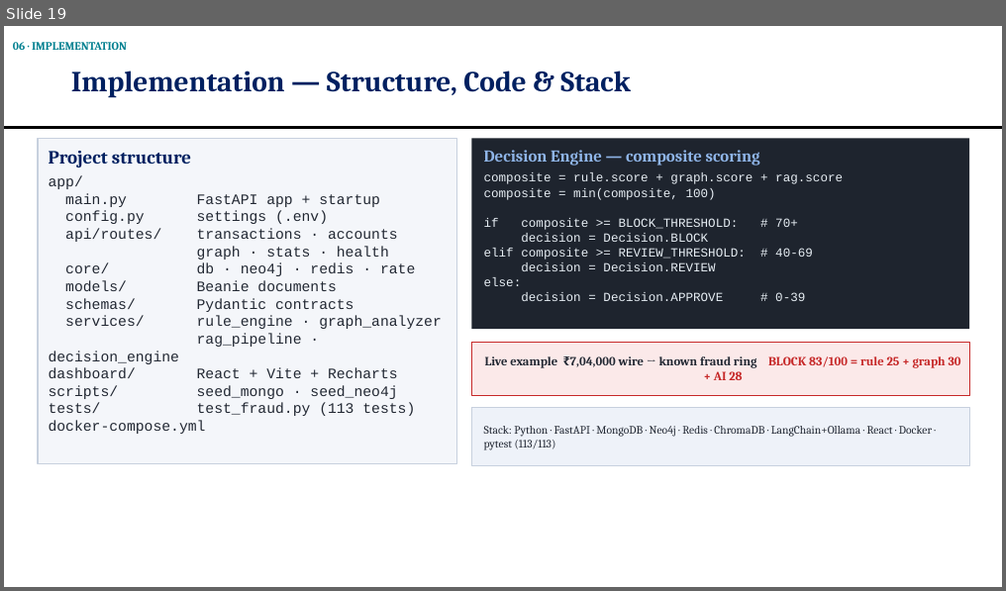
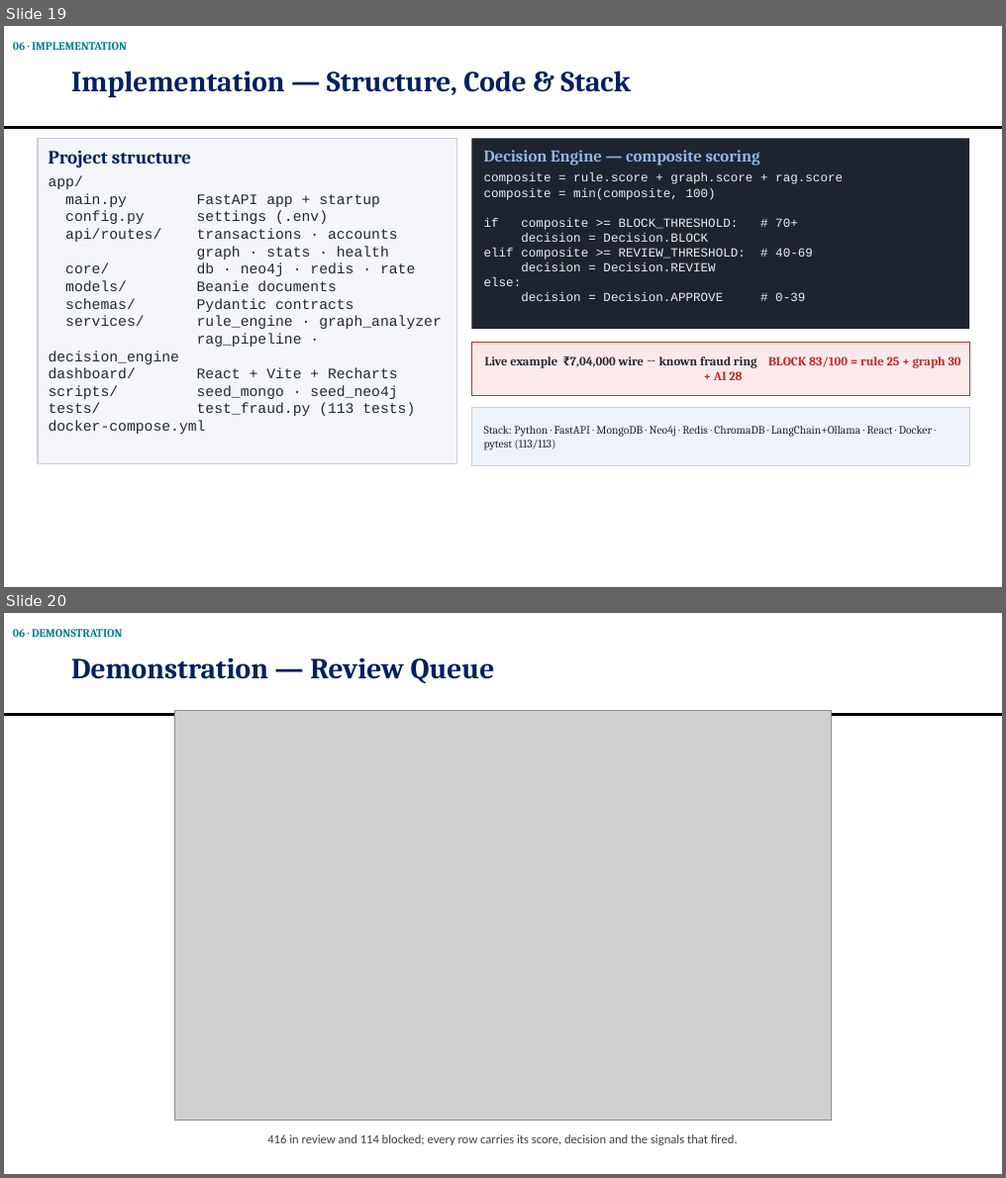
Before and after one commit to OMJOSHI15/indus11, a slide deck: docs/Indus11-Final-Review.pptx. Shown one above the other, each under a label of ours: slide 19 before the commit, slides 19 and 20 after it. The pictures are 1006x591 and 1006x1178 pixels, drawn with LibreOffice and Linux fonts; fonts in the diff are those of the drawing; grey boxes stand for pictures. Boxes give left, top, right and bottom in pixels: in the first picture for what was removed or moved away, otherwise in the second. Text is boxed around its words. In the diff, an @@ line names an element or a change of style, - is before the commit and + after.

```diff
--- a/docs/Indus11-Final-Review.pptx
+++ b/docs/Indus11-Final-Review.pptx
@@ slide 20 added at (4, 613, 1002, 1174), background #FFFFFF; not listed: 1 template element that a slide beside it also shows @@
@@ text added at (13, 629, 123, 637), 11 pt, text #028090, bold @@
+06 · DEMONSTRATION
@@ title added at (71, 658, 495, 683), 28 pt, text #002060, bold @@
+Demonstration — Review Queue
@@ picture added at (174, 710, 832, 1121) @@
@@ text added at (267, 1135, 738, 1146), 12 pt, text #404040 @@
+416 in review and 114 blocked; every row carries its score, decision and the signals that fired.
```
Also in this commit, not shown: 1 slide changed, 4 other slides added, 6 other files.
